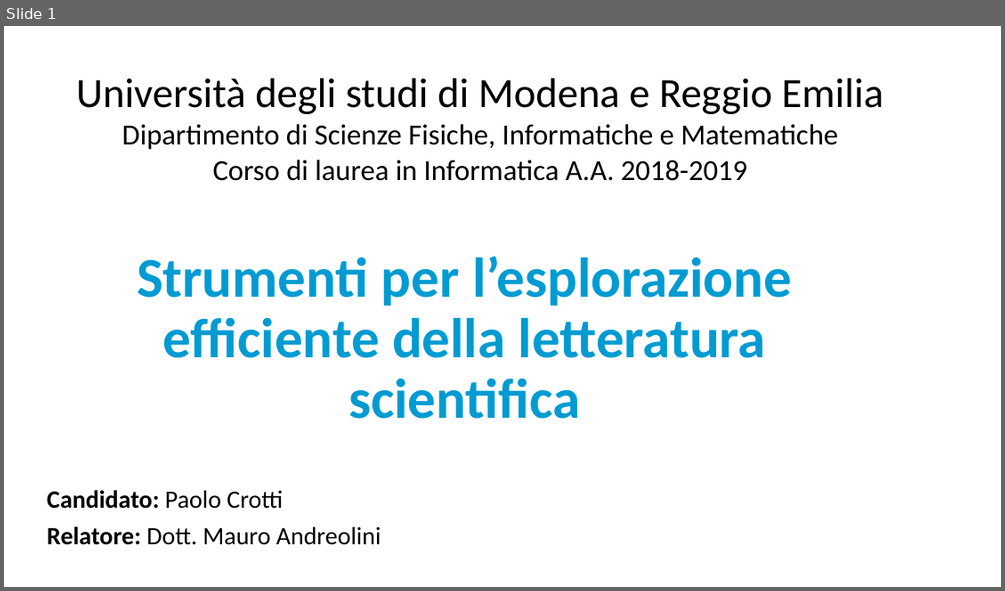
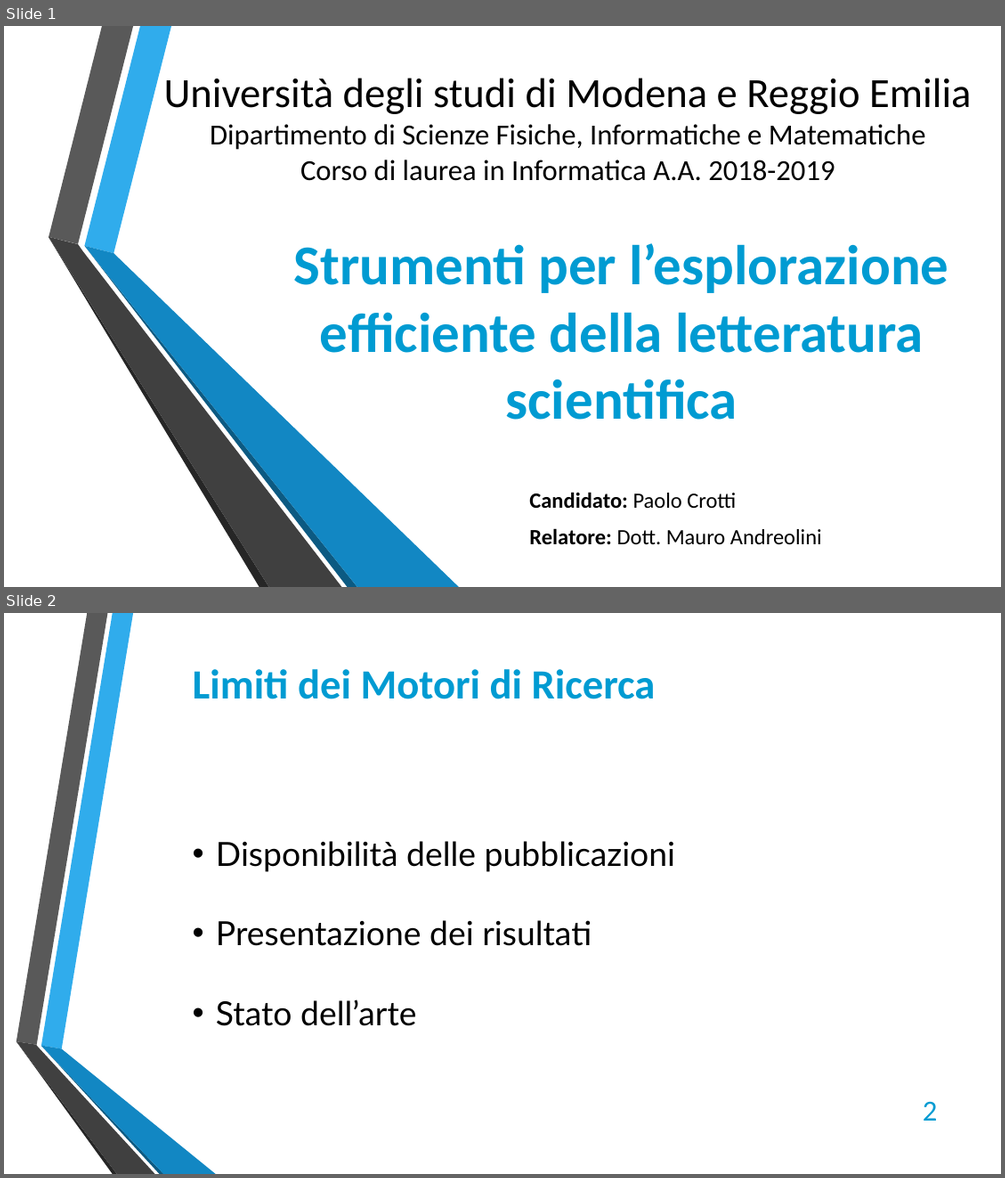
Before and after one commit to return55/lavoro, a slide deck: presentazione.pptx. Shown one above the other, each under a label of ours: slide 1 before the commit, slides 1 and 2 after it. The pictures are 1005x591 and 1005x1178 pixels, drawn with LibreOffice and Linux fonts; fonts in the diff are those of the drawing; background and template pictures are left out. Boxes give left, top, right and bottom in pixels: in the first picture for what was removed or moved away, otherwise in the second. Text is boxed around its words. In the diff, an @@ line names an element or a change of style, - is before the commit and + after.

```diff
--- a/presentazione.pptx
+++ b/presentazione.pptx
@@ slide 2 added at (x1=4, y1=613, x2=1001, y2=1174), background picture (left out) @@
@@ text added at (x1=193, y1=669, x2=655, y2=699), 40 pt, text #009BD2, bold @@
+Limiti dei Motori di Ricerca
@@ text added at (x1=216, y1=841, x2=675, y2=1026), 32 pt, text #000000 @@
+• Disponibilità delle pubblicazioni
+• Presentazione dei risultati
+• Stato dell’arte
@@ group added at (x1=16, y1=613, x2=216, y2=1174): 6 freeform shapes @@
@@ page number added at (x1=922, y1=1101, x2=938, y2=1120), 28 pt, text #009BD2 @@
+2
@@ slide 1 changed as well @@
@@ text "Università degli studi di Modena ..." moved from (x1=76, y1=78, x2=883, y2=181) to (x1=164, y1=78, x2=971, y2=181) @@
@@ group added at (x1=48, y1=26, x2=460, y2=587): 6 freeform shapes @@
@@ title "Strumenti per l’esplorazione efficiente della ..." moved from (x1=137, y1=256, x2=792, y2=418) to (x1=293, y1=243, x2=948, y2=419) @@
@@ title "Strumenti per l’esplorazione efficiente della ..." at (x1=293, y1=243, x2=948, y2=419): line spacing 0.9 to 1 @@
@@ subtitle "Candidato: Paolo Crotti" moved from (x1=47, y1=490, x2=381, y2=545) to (x1=529, y1=491, x2=822, y2=545) @@
@@ subtitle "Candidato: Paolo Crotti" at (x1=529, y1=491, x2=822, y2=545): size 24 to 21 pt; line spacing 0.9 to 1 @@
```
Also in this commit, not shown: 1 other slide changed, 6 other slides added, 1 slide removed, 9 other files.
